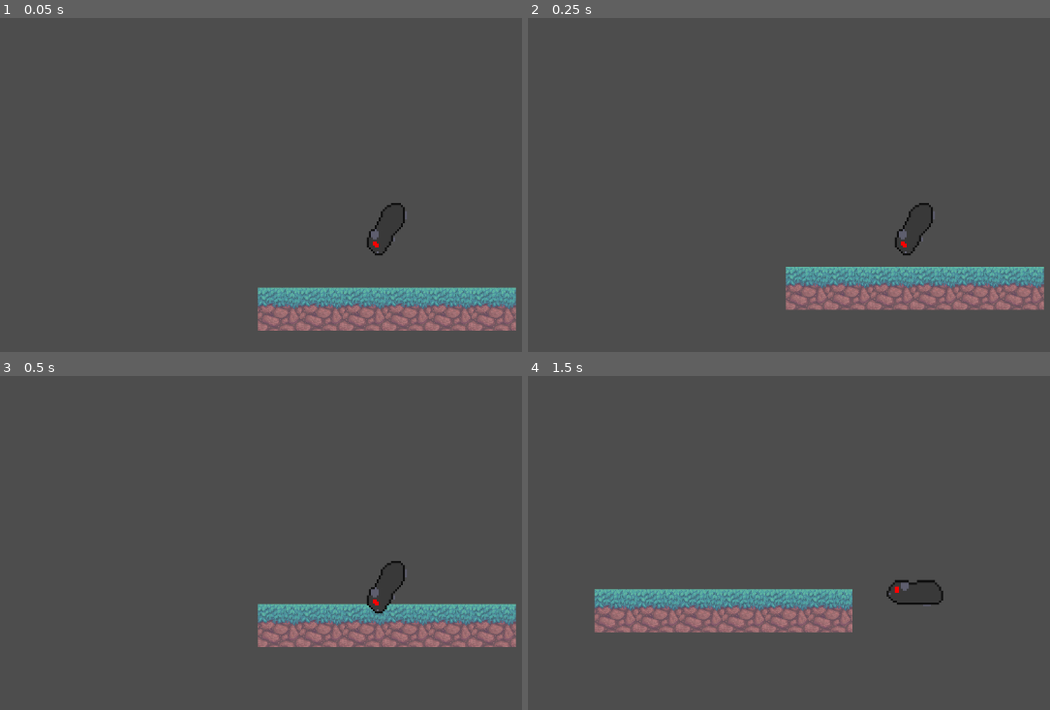
Above: before the commit, frames 1-4 (two rows, left to right).
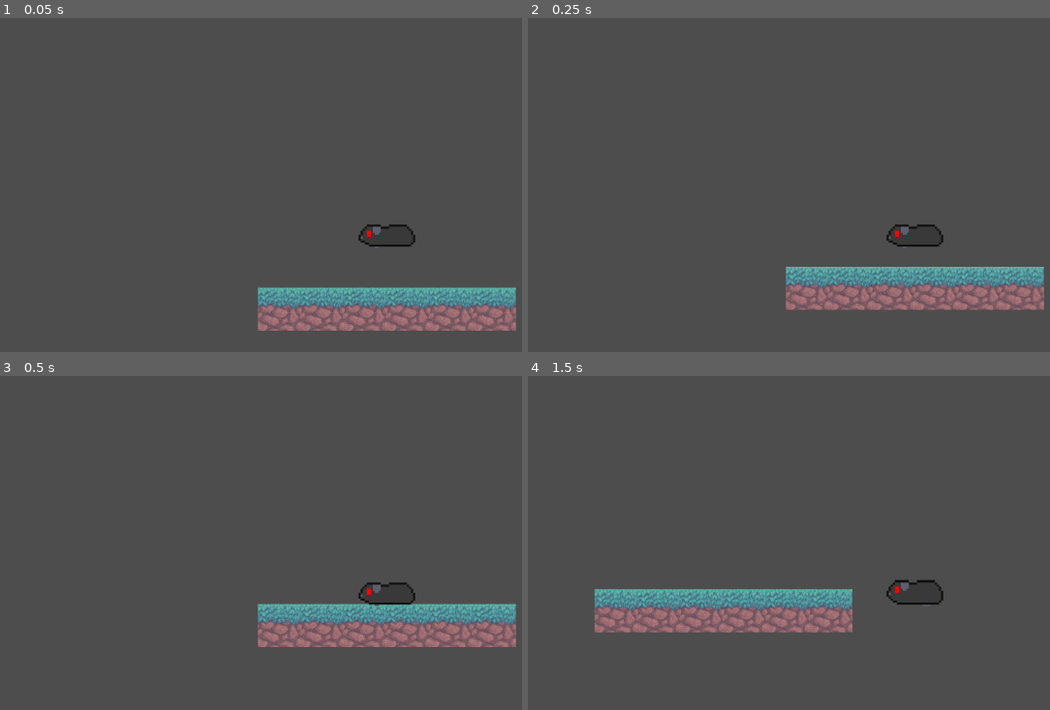
Above: after the commit, the same moments.

Repository: squidink7/RevengeOfThePeeg
Game: Godot game, scene res://scenes/game_world.tscn
Same seed, same stepped clock (60 frames per second), same inputs: the game is played once before the commit and once after it.
Inputs:
- Up to frame 1 (0.05 s): no input
- Up to frame 2 (0.25 s): no input
- Up to frame 3 (0.5 s): no input
- Up to frame 4 (1.5 s): hold D (move_right) from 0.53 s (still down); tap Space (jump) at 0.6, 0.77, 1.07, 1.35 s

The runs differ from the first frame. In frame 1, 0.4% of the frame differs, in the area x 68-80%, y 55-72%; in frame 2, 0.4%; in frame 3, 0.4%; in frame 4, nothing differs.

Commit message:
i hope this works

Diff:
--- a/prefabs/player.tscn
+++ b/prefabs/player.tscn
@@ -57,4 +57,4 @@
 [node name="AnimatedSprite2D" type="AnimatedSprite2D" parent="."]
 scale = Vector2(3, 3)
 sprite_frames = SubResource("SpriteFrames_kiu1r")
-animation = &"jump_down"
+animation = &"walk"
